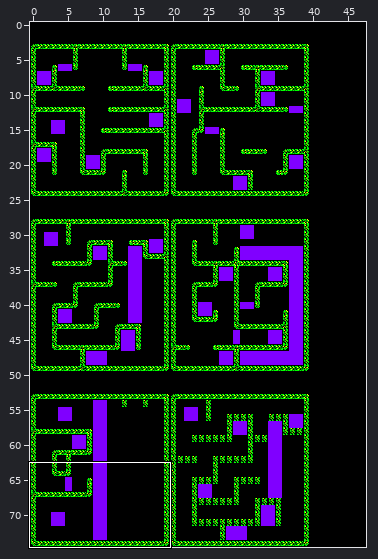
Tiled map: game/assets/mapa.tmx. The first picture is a wide view before the edit; the outline marks the close-up.
Close-up. Before the edit:
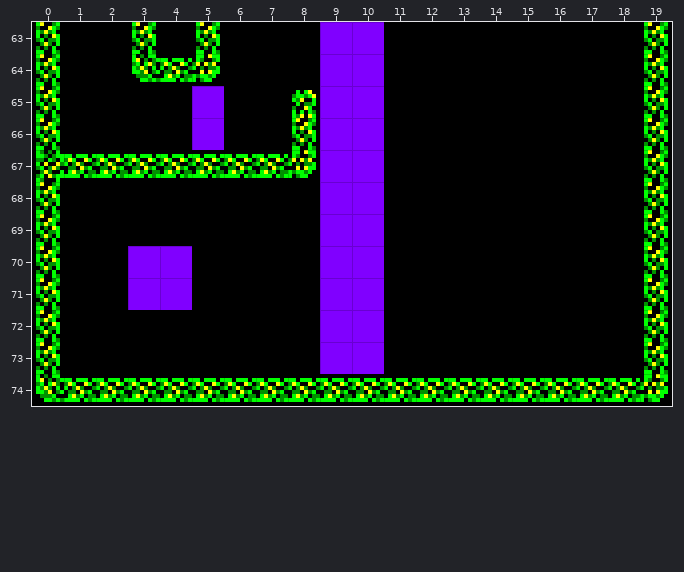
Cells are 8x8 px. Shown: x 0..19, y 63..74. The commit also changed other parts of the map, which this record leaves out.
After the commit:
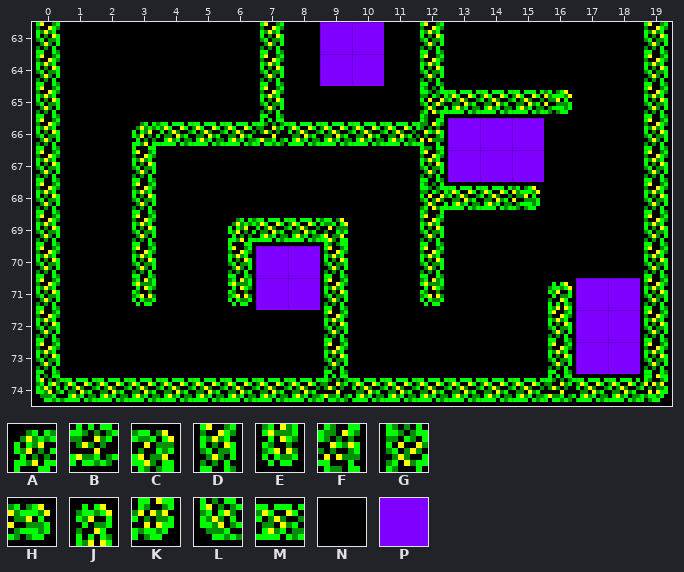
Key: from "tiles": A 0, B 2, C 3, D 4, E 5, F 7, G 8, H 9, J 10, K 11, L 12, M 13, N 15, P 37.
_ is an empty cell.
The edit:
{"where": "layer \"Capa de patrones 1\""}
{"y":63,"x":3,"old":"D","new":"N"}
{"y":63,"x":5,"old":"D","new":"N"}
{"y":63,"x":7,"old":"N","new":"D"}
{"y":63,"x":12,"old":"N","new":"D"}
{"y":64,"x":3,"old":"LMK","new":"NNN"}
{"y":64,"x":7,"old":"N","new":"D"}
{"y":64,"x":12,"old":"N","new":"D"}
{"y":65,"x":5,"old":"P","new":"N"}
{"y":65,"x":7,"old":"NJPP","new":"DNNN"}
{"y":65,"x":12,"old":"NNNNN","new":"GMMMH"}
{"y":66,"x":3,"old":"NNPNNDPPNNNNN","new":"AMMMBMMMMFPPP"}
{"y":67,"x":0,"old":"GMMMMMMMKPP","new":"DNNDNNNNNNN"}
{"y":67,"x":12,"old":"NNNN","new":"DPPP"}
{"y":68,"x":3,"old":"N","new":"D"}
{"y":68,"x":9,"old":"PP","new":"NN"}
{"y":68,"x":12,"old":"NNNN","new":"GMMH"}
{"y":69,"x":3,"old":"N","new":"D"}
{"y":69,"x":6,"old":"NNNPP","new":"AMMCN"}
{"y":69,"x":12,"old":"N","new":"D"}
{"y":70,"x":3,"old":"PP","new":"DN"}
{"y":70,"x":6,"old":"NNNPP","new":"DPPDN"}
{"y":70,"x":12,"old":"N","new":"D"}
{"y":71,"x":3,"old":"PP","new":"EN"}
{"y":71,"x":6,"old":"NNNPP","new":"EPPDN"}
{"y":71,"x":12,"old":"N","new":"E"}
{"y":71,"x":16,"old":"NNN","new":"JPP"}
{"y":72,"x":9,"old":"PP","new":"DN"}
{"y":72,"x":16,"old":"NNN","new":"DPP"}
{"y":73,"x":9,"old":"PP","new":"DN"}
{"y":73,"x":16,"old":"NNN","new":"DPP"}
{"y":74,"x":9,"old":"M","new":"B"}
{"y":74,"x":16,"old":"M","new":"B"}
{"label":"changed","picture_box":[36,22,640,402]}
